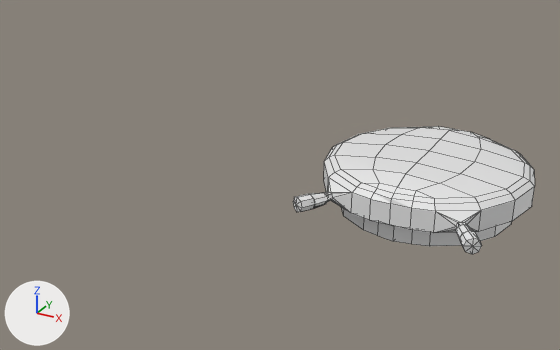
Renders of the Blender file tools/blender/results/options_head.blend from each side of a commit.
Both versions are drawn from a 50 mm camera at (243.0, -751.0, 349.0) aimed at (-172.0, 5.0, -29.0). Lighting does not change. The marker at lower left points along +X, +Y and +Z. The picture after the commit comes second. Mesh edges are drawn as thin lines. The same objects are shown in both versions, whatever each file hides.

The scene before the commit, as lines of its bpy script (objects in view):
```python
me_watchcasing = bpy.data.meshes.new('watchcasing')
me_watchcasing.from_pydata(...)  # 308 vertices, 340 faces; spans x -118.0..118.0, y -108.0..155.0, z -43.0..25.0
me_watchcasing.materials.append(mat_colored_poygons)  # white #e7e7e7
ob_watchcasing = bpy.data.objects.new('watchcasing', me_watchcasing)
ob_watchcasing.location = (0.0, 0.0, 0.0)
```
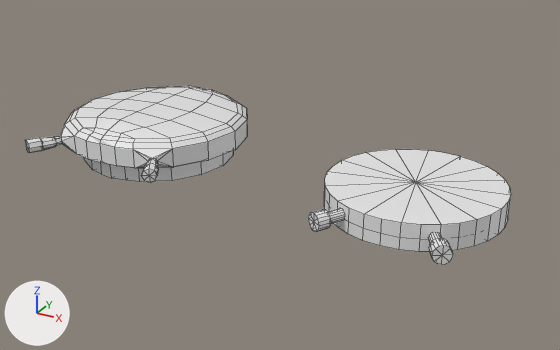
The change, as a diff of the scene's bpy script:
```diff
--- a/tools/blender/results/options_head.blend.py
+++ b/tools/blender/results/options_head.blend.py
@@ me_chrono @@
+me_chrono.from_pydata(...)  # 275 vertices, 210 faces, 2 loose edges; spans x -100.0..100.0, y -121.0..100.0, z -30.0..0.0
+me_chrono.materials.append(mat_colored_polygons)  # white #e7e7e7
@@ ob_watchcasing @@
 ob_watchcasing = bpy.data.objects.new('watchcasing', me_watchcasing)
-ob_watchcasing.location = (0.0, 0.0, 0.0)
+ob_watchcasing.location = (-358.5, -23.4, 5.1)
@@ ob_chrono @@
+ob_chrono = bpy.data.objects.new('Chrono', me_chrono)
+ob_chrono.location = (0.0, 0.0, 0.0)
```

Pixel boxes (x1, y1, x2, y2) of what changed, in the pictures (560 x 350 px):
'watchcasing', moved
    before: (293, 126, 535, 254)
    after: (26, 86, 247, 183)
'Chrono', added
    after: (308, 149, 511, 264)
